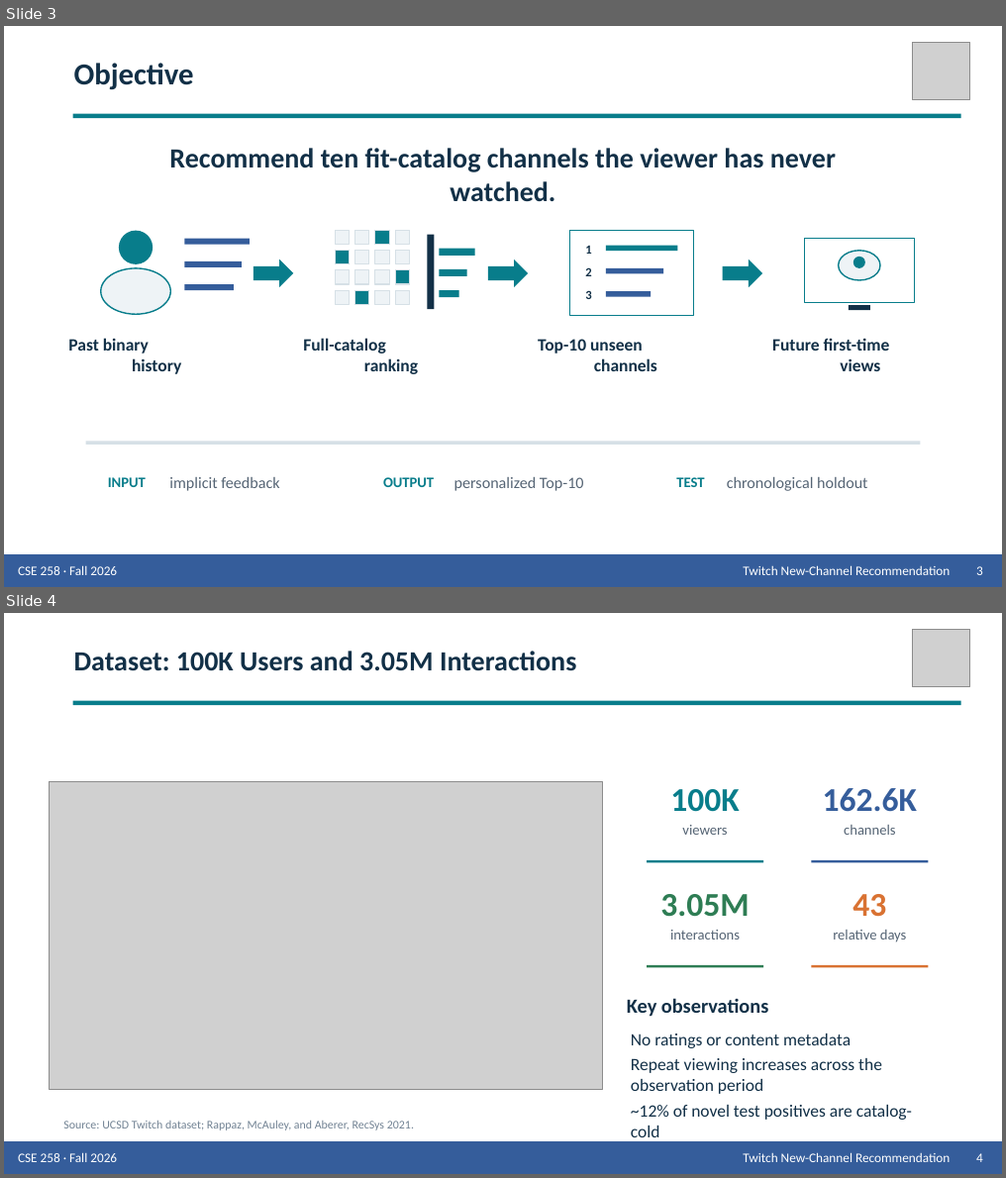
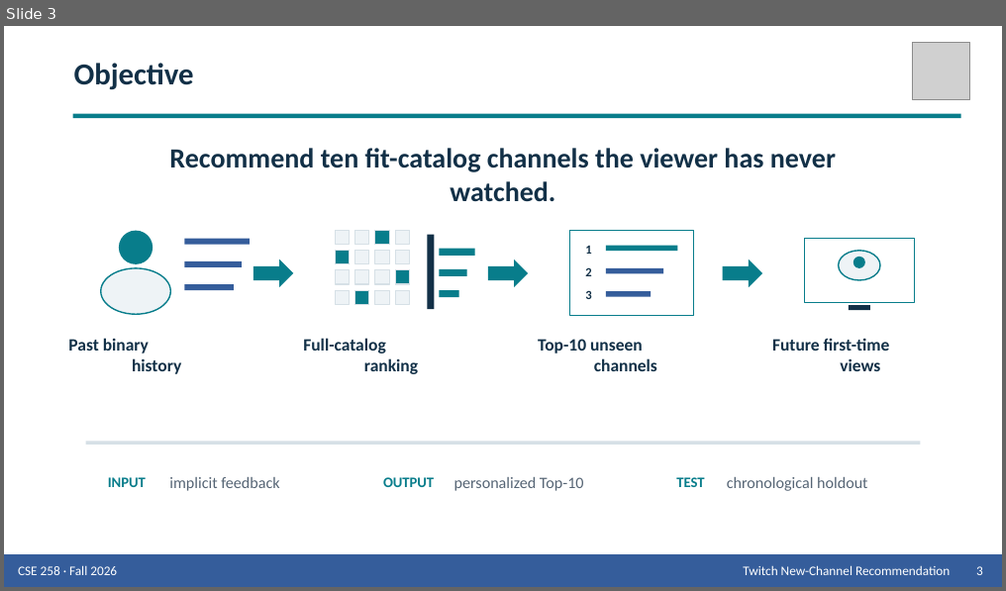
Before and after one commit to Wen-Chieh-Lo/You-know-who-did-God-did-, a slide deck: presentation/Group_9_Presentation_Twitch.pptx. Shown one above the other, each under a label of ours: slides 3 and 4 before the commit, slide 3 after it. The pictures are 1006x1178 and 1006x591 pixels, drawn with LibreOffice and Linux fonts; fonts in the diff are those of the drawing; grey boxes stand for pictures. Boxes give left, top, right and bottom in pixels: in the first picture for what was removed or moved away, otherwise in the second. Text is boxed around its words. In the diff, an @@ line names an element or a change of style, - is before the commit and + after.

Commit message:
Explain full dataset cohort construction

```diff
--- a/presentation/Group_9_Presentation_Twitch.pptx
+++ b/presentation/Group_9_Presentation_Twitch.pptx
@@ slide 4 removed at [4,613,1002,1174], background #FFFFFF @@
@@ picture removed at [912,629,970,687] @@
@@ text removed at [74,651,576,671] @@
-Dataset: 100K Users and 3.05M Interactions
@@ rectangle removed at [73,701,961,705] @@
@@ picture removed at [49,781,603,1089] @@
@@ text removed at [670,789,739,812] @@
-100K
@@ text removed at [823,788,917,812] @@
-162.6K
@@ text removed at [682,825,727,835] @@
-viewers
@@ text removed at [844,825,896,835] @@
-channels
@@ rectangle removed at [647,861,763,863] @@
@@ rectangle removed at [811,861,928,863] @@
@@ text removed at [660,894,748,917] @@
-3.05M
@@ text removed at [852,894,886,917] @@
-43
@@ text removed at [670,930,740,940] @@
-interactions
@@ text removed at [833,930,907,943] @@
-relative days
@@ rectangle removed at [647,965,763,968] @@
@@ rectangle removed at [811,965,928,968] @@
@@ text removed at [627,998,768,1017] @@
-Key observations
@@ text removed at [631,1034,912,1120] @@
-No ratings or content metadata
-Repeat viewing increases across the observation period
-~12% of novel test positives are catalog-cold
@@ rectangle removed at [4,1142,1002,1174] @@
@@ text removed at [63,1121,414,1131] @@
-Source: UCSD Twitch dataset; Rappaz, McAuley, and Aberer, RecSys 2021.
@@ text removed at [18,1153,117,1162] @@
-CSE 258 · Fall 2026
@@ text removed at [743,1153,949,1162] @@
-Twitch New-Channel Recommendation
@@ text removed at [976,1154,983,1162] @@
-4
```
Also in this commit, not shown: 1 slide added, 2 other files.
